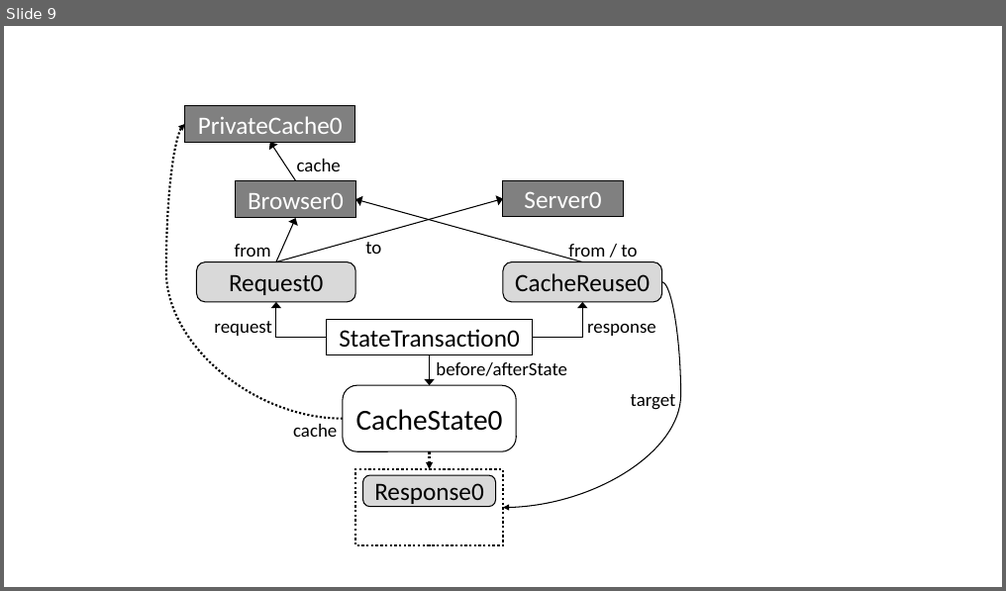
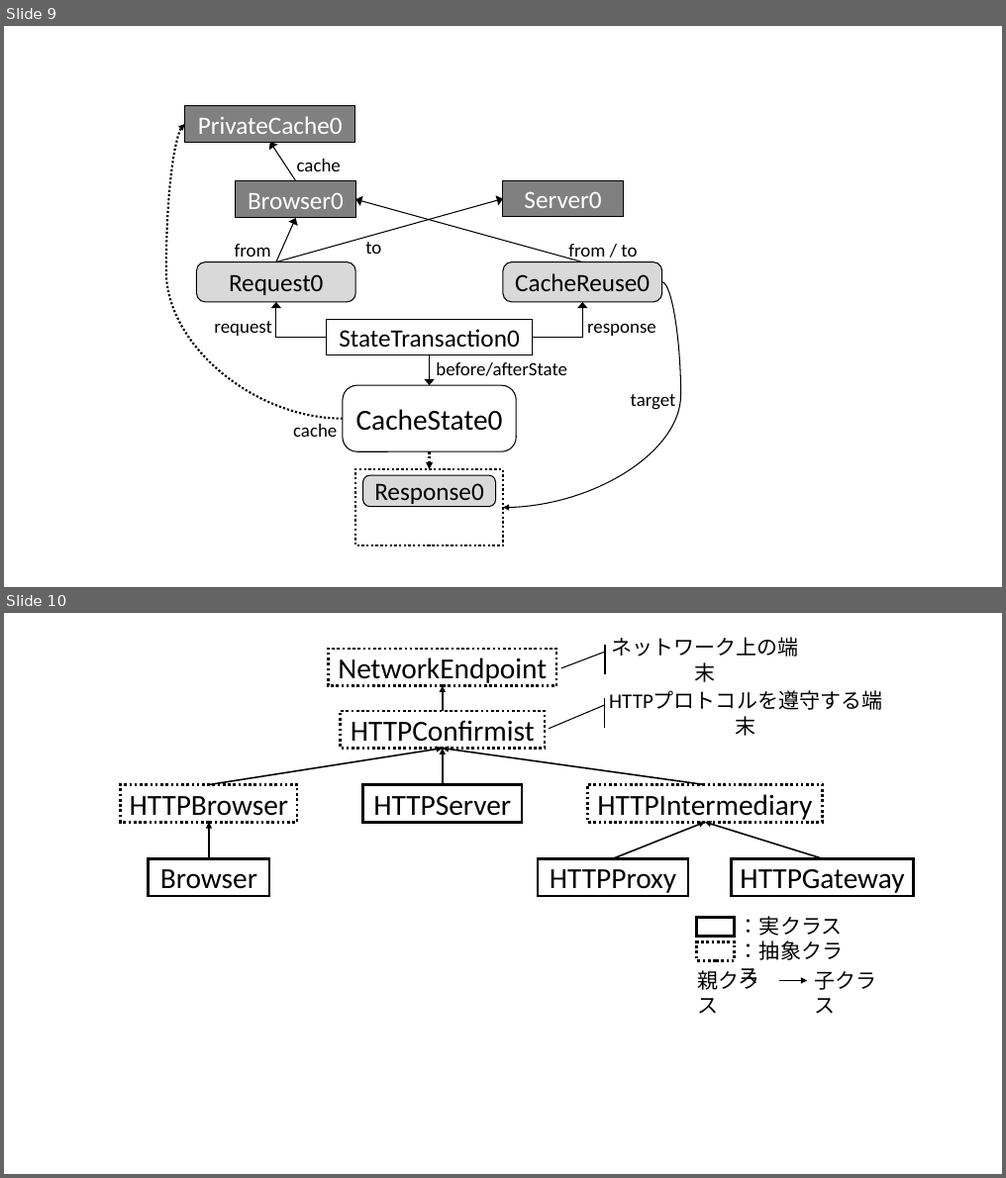
Before and after one commit to simahell/Master-Thesis, a slide deck: fig/fig.pptx. Shown one above the other, each under a label of ours: slide 9 before the commit, slides 9 and 10 after it. The pictures are 1006x591 and 1006x1178 pixels, drawn with LibreOffice and Linux fonts; fonts in the diff are those of the drawing. Boxes give left, top, right and bottom in pixels: in the first picture for what was removed or moved away, otherwise in the second. Text is boxed around its words. In the diff, an @@ line names an element or a change of style, - is before the commit and + after.

```diff
--- a/fig/fig.pptx
+++ b/fig/fig.pptx
@@ slide 10 added at <box>4,613,1002,1174</box>, background #FFFFFF @@
@@ rectangle added at <box>120,638,914,998</box>, fill #FFFFFF, outline #FFFFFF 1 pt @@
@@ rectangle added at <box>328,649,557,686</box>, outline #000000 2.5 pt dashed, 28 pt, text #000000 @@
+NetworkEndpoint
@@ accent callout added at <box>601,646,809,674</box>, outline #000000 1 pt, 20 pt, text #000000 @@
+ネットワーク上の端末
@@ arrow added from (443, 711) to (443, 685), #000000 1.5 pt @@
@@ accent callout added at <box>601,698,890,728</box>, outline #000000 1 pt, 20 pt, text #000000 @@
+HTTPプロトコルを遵守する端末
@@ rectangle added at <box>341,711,545,749</box>, outline #000000 2.5 pt dashed, 28 pt, text #000000 @@
+HTTPConfirmist
@@ arrow added from (209, 785) to (443, 749), #000000 1.5 pt @@
@@ arrow added from (443, 785) to (443, 749), #000000 1.5 pt @@
@@ arrow added from (705, 785) to (443, 749), #000000 1.5 pt @@
@@ rectangle added at <box>120,785,297,823</box>, outline #000000 2.5 pt dashed, 28 pt, text #000000 @@
+HTTPBrowser
@@ rectangle added at <box>362,785,522,823</box>, outline #000000 2.5 pt, 28 pt, text #000000 @@
+HTTPServer
@@ rectangle added at <box>588,785,823,823</box>, outline #000000 2.5 pt dashed, 28 pt, text #000000 @@
+HTTPIntermediary
@@ arrow added from (209, 859) to (209, 822), #000000 1.5 pt @@
@@ arrow added from (614, 859) to (705, 822), #000000 1.5 pt @@
@@ arrow added from (823, 859) to (705, 822), #000000 1.5 pt @@
@@ rectangle added at <box>149,859,269,896</box>, outline #000000 2.5 pt, 28 pt, text #000000 @@
+Browser
@@ rectangle added at <box>538,859,688,896</box>, outline #000000 2.5 pt, 28 pt, text #000000 @@
+HTTPProxy
@@ rectangle added at <box>732,859,915,896</box>, outline #000000 2.5 pt, 28 pt, text #000000 @@
+HTTPGateway
@@ rectangle added at <box>697,918,735,937</box>, outline #000000 2.5 pt @@
@@ text added at <box>739,916,843,988</box>, 20 pt, text #000000 @@
+：実クラス
+：抽象クラス
@@ rectangle added at <box>697,943,735,960</box>, outline #000000 2.5 pt dashed @@
@@ text added at <box>697,968,759,1014</box>, 20 pt, text #000000 @@
+親クラス
@@ arrow added from (779, 980) to (807, 980), #000000 1.5 pt @@
@@ text added at <box>815,971,877,1014</box>, 20 pt, text #000000 @@
+子クラス
```
Also in this commit, not shown: 3 other files.
